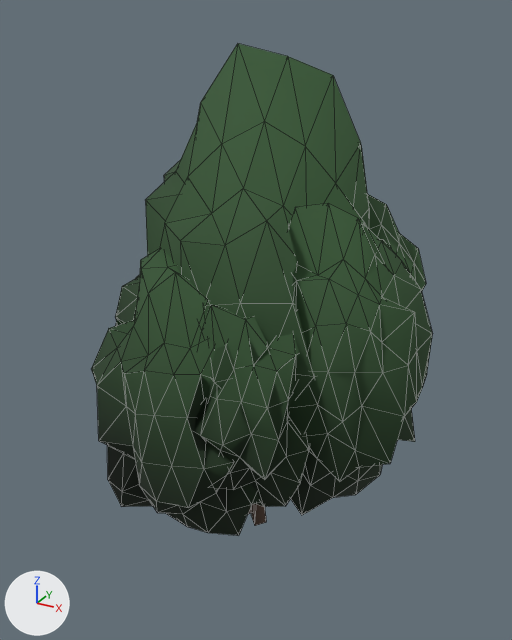
The glTF model assets/nature/bush_a.glb, before and after one commit.
The view is the same before and after, from a 50 mm camera at (1.129, -2.092, 1.805) aimed at (-0.014, -0.016, 0.767). Every picture has the same lights, and +X, +Y and +Z are marked at lower left. The older version comes first. Mesh edges are drawn as thin lines. Objects named as collision shapes, trigger or cutter boxes, shadow casters or lower levels of detail are left out. Vertices at exactly the same position are counted once.

The first picture shows 'LOD0'.
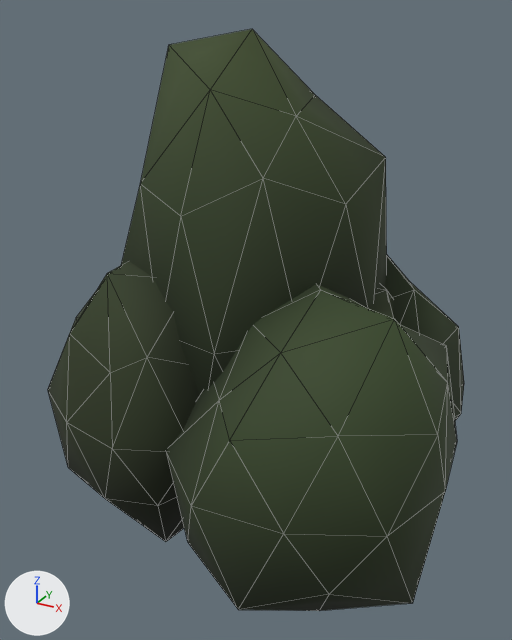
Pixel boxes (x1, y1, x2, y2) of what changed, in the pictures (512 x 640 px):
'LOD0', recoloured, reshaped (22% wider, 18% taller)
    before: (91, 44, 432, 535)
    after: (48, 29, 464, 611)
part 1 of me_lod0, rebuilt
    before: (146, 44, 385, 401)
    after: (121, 29, 387, 394)
part 2 of me_lod0, rebuilt
    before: (288, 204, 432, 515)
    after: (368, 285, 394, 318)
part 3 of me_lod0, rebuilt
    before: (367, 194, 426, 292)
    after: (385, 255, 464, 420)
part 4 of me_lod0, rebuilt (not visible afterwards)
    before: (115, 275, 140, 326)
part 5 of me_lod0, rebuilt
    before: (91, 249, 261, 535)
    after: (48, 262, 200, 542)
part 6 of me_lod0, added (green)
    after: (167, 284, 457, 611)
part 7 of me_lod0, deleted
    before: (195, 305, 310, 507)
part 8 of me_lod0, deleted
    before: (251, 504, 266, 526)

Edits to the bpy script that builds the scene:
```text
Change mat_needles:
    remove n2 = _N.new('ShaderNodeMix'); n2.name = 'Mix'
    remove n2.data_type = 'RGBA'
    remove n2.blend_type = 'MULTIPLY'
    remove n2.inputs[0].default_value = 1.0  # 'Factor'
    remove n2.inputs[7].default_value = (0.0343, 0.0976, 0.0319, 1.0)  # 'B', dark green #345832
    where n0 = _N.new('ShaderNodeBsdfPrincipled'); n0.name = 'Principled BSDF'
    where n3 = _N.new('ShaderNodeVertexColor'); n3.name = 'Color Attribute'
    remove _L.new(n2.outputs[2], n0.inputs[0])  # 'Result' to 'Base Color'
    remove _L.new(n3.outputs[0], n2.inputs[6])  # 'Color' to 'A'
    add _L.new(n3.outputs[0], n0.inputs[0])  # 'Color' to 'Base Color'
Change me_lod0:
    used by ob_lod0; location = (0.0, 0.0, 0.0)
    remove me_lod0.from_pydata(...)  # 1166 vertices, 2272 faces; spans x -0.62..0.63, y -0.64..0.6, z -0.11..1.71
    add me_lod0.from_pydata(...)  # 330 vertices, 608 faces; spans x -0.71..0.79, y -0.75..0.78, z -0.22..1.75
    me_lod0 part 1: the loose piece of 162 vertices spanning x -0.48..0.47, y -0.51..0.46, z 0.19..1.71 is rebuilt with 42 vertices and now spans x -0.43..0.42, y -0.44..0.38, z -0.13..1.75
    me_lod0 part 2: the loose piece of 162 vertices spanning x -0.02..0.63, y -0.38..0.29, z 0.15..1.27 is rebuilt with 42 vertices and now spans x -0.2..0.68, y -0.36..0.45, z -0.1..0.98
    me_lod0 part 3: the loose piece of 162 vertices spanning x -0.18..0.56, y -0.11..0.57, z 0.35..1.22 is rebuilt with 42 vertices and now spans x -0.12..0.71, y -0.08..0.58, z -0.03..1.05
    me_lod0 part 4: the loose piece of 162 vertices spanning x -0.62..0.03, y -0.33..0.4, z 0.31..1.11 is rebuilt with 42 vertices and now spans x -0.53..0.41, y -0.3..0.39, z -0.05..1.14
    me_lod0 part 5: the loose piece of 162 vertices spanning x -0.4..0.24, y -0.64..-0.05, z 0.07..1.12 is rebuilt with 42 vertices and now spans x -0.71..0.1, y -0.61..0.19, z -0.14..1.06
    me_lod0 part 6: a new loose piece of 42 vertices spanning x -0.13..0.79, y -0.75..0.19, z -0.02..1.05, in mat_needles
    me_lod0 part 7: the loose piece of 162 vertices spanning x -0.19..0.37, y -0.57..0.02, z 0.23..1.09 is deleted
    me_lod0 part 8: the loose piece of 8 vertices spanning x -0.02..0.07, y -0.16..-0.01, z -0.11..0.26 is deleted
    other edits to the shape of me_lod0 do not show in these pictures
```
